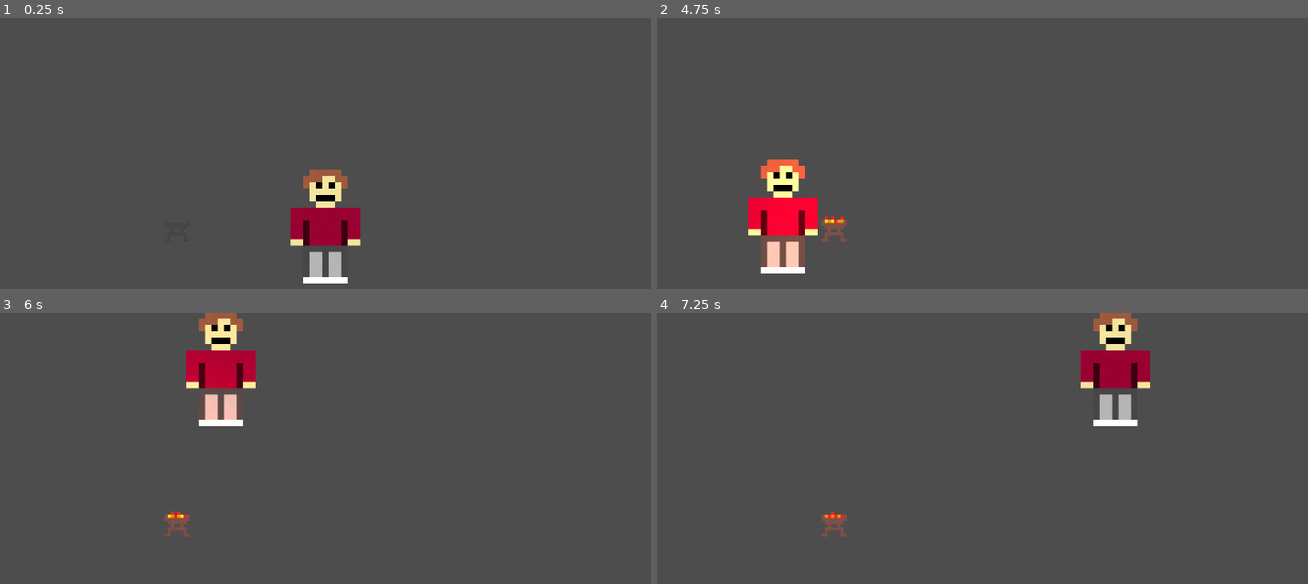
Above: before the commit, frames 1-4 (two rows, left to right).
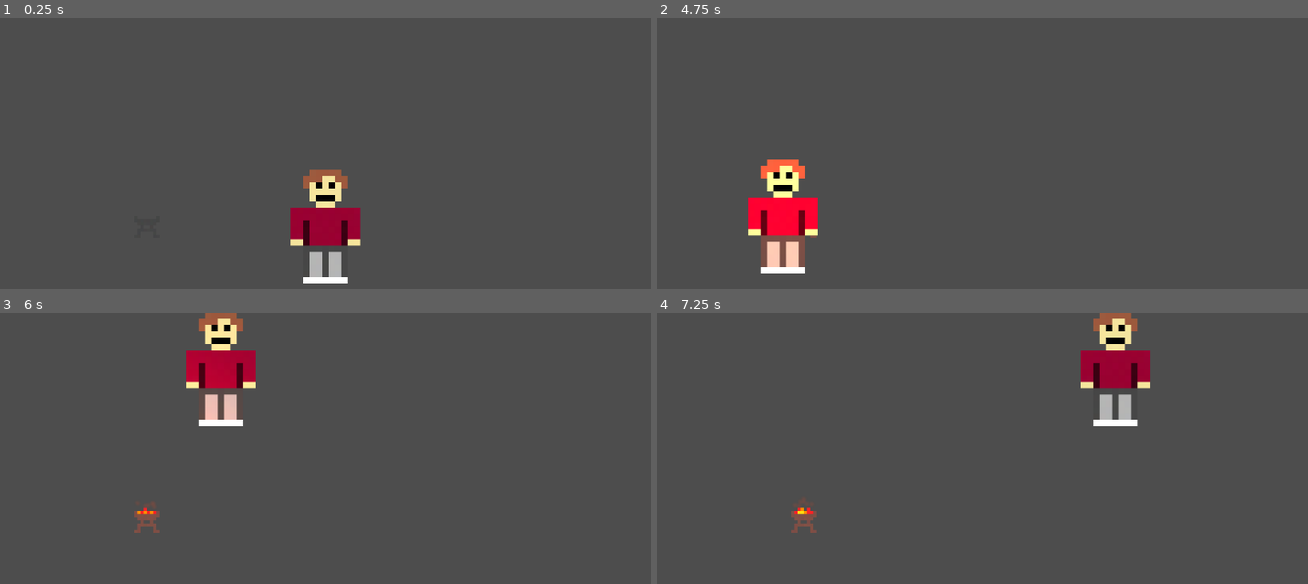
Above: after the commit, the same moments.

Repository: xandaron/TheAlchemist
Game: Godot game, scene res://scenes/test.tscn
Two runs of this game, one before a commit and one after it. Both use one fixed random seed, a clock stepped at 60 frames per second and the inputs below.
Inputs:
- Up to frame 1 (0.25 s): no input
- Up to frame 2 (4.75 s): tap Enter at 0.5 s; hold W (move up) 0.53-2.03 s; tap Space at 2 s; hold A (move left) 2.03-3.53 s; hold S (move down) 3.53-4.28 s; hold D (move right) from 4.28 s (still down)
- Up to frame 3 (6 s): release D (move right) at 5.03 s; hold W (move up) 5.03-5.78 s; hold D (move right) from 5.78 s (still down)
- Up to frame 4 (7.25 s): keep holding D (move right)

The runs differ from the first frame. In frame 2, 0.2% of the frame differs, in the area x 23-30%, y 73-83%; in frame 3, 0.4%; in frame 4, 0.4%, in the area x 20-30%, y 68-83%.

Commit message:
Smoke particles

Diff:
--- a/project.godot
+++ b/project.godot
@@ -13,7 +13,7 @@
 config/name="Pirate Jam 15"
 run/main_scene="res://scenes/test.tscn"
 config/features=PackedStringArray("4.2", "GL Compatibility")
-config/icon="res://assets/icon.svg"
+config/icon="res://assets/textures/icon.svg"
 
 [input]
 
--- /dev/null
+++ b/scenes/Brazier_Particles.gd
@@ -0,0 +1,4 @@
+extends GPUParticles2D
+
+func _on_brazier_entered(_body):
+	emitting = true
--- a/scenes/Light.gd
+++ b/scenes/Light.gd
@@ -1,4 +1,4 @@
 extends PointLight2D
 
-func _on_body_entered(_body):
+func _on_brazier_entered(_body):
 	enabled = true
--- a/scenes/test.tscn
+++ b/scenes/test.tscn
@@ -1,16 +1,16 @@
-[gd_scene load_steps=20 format=3 uid="uid://dgri5x36xf877"]
+[gd_scene load_steps=23 format=3 uid="uid://dgri5x36xf877"]
 
 [ext_resource type="Script" path="res://scripts/scene_script.gd" id="1_8nsuj"]
-[ext_resource type="Script" path="res://scripts/AreaCollider.gd" id="2_4ou38"]
-[ext_resource type="Texture2D" uid="uid://cij2wois46i3c" path="res://assets/brazier.png" id="3_b58qi"]
+[ext_resource type="Texture2D" uid="uid://cij2wois46i3c" path="res://assets/textures/brazier/brazier.png" id="3_b58qi"]
 [ext_resource type="Script" path="res://scripts/PlayerCharacter.gd" id="5_0yvrj"]
 [ext_resource type="Script" path="res://scenes/Light.gd" id="5_rrma4"]
-[ext_resource type="Texture2D" uid="uid://lcq7dn2o28rc" path="res://assets/player.png" id="6_i1mrs"]
-[ext_resource type="Texture2D" uid="uid://ce4yingp2lw4i" path="res://assets/brazier_lit_00.png" id="6_lcpat"]
-[ext_resource type="Texture2D" uid="uid://2ke37ld7a5i4" path="res://assets/brazier_lit_01.png" id="7_ocb81"]
-[ext_resource type="Texture2D" uid="uid://3af67mfn6qgf" path="res://assets/brazier_lit_02.png" id="8_xebxs"]
-[ext_resource type="Texture2D" uid="uid://glncfueds01" path="res://assets/brazier_lit_03.png" id="9_eaiot"]
-[ext_resource type="Texture2D" uid="uid://dxgk2voselcef" path="res://assets/brazier_lit_04.png" id="10_5splo"]
+[ext_resource type="Texture2D" uid="uid://lcq7dn2o28rc" path="res://assets/textures/player/player.png" id="6_i1mrs"]
+[ext_resource type="Texture2D" uid="uid://ce4yingp2lw4i" path="res://assets/textures/brazier/brazier_lit_00.png" id="6_lcpat"]
+[ext_resource type="Texture2D" uid="uid://2ke37ld7a5i4" path="res://assets/textures/brazier/brazier_lit_01.png" id="7_ocb81"]
+[ext_resource type="Texture2D" uid="uid://3af67mfn6qgf" path="res://assets/textures/brazier/brazier_lit_02.png" id="8_xebxs"]
+[ext_resource type="Texture2D" uid="uid://glncfueds01" path="res://assets/textures/brazier/brazier_lit_03.png" id="9_eaiot"]
+[ext_resource type="Texture2D" uid="uid://dxgk2voselcef" path="res://assets/textures/brazier/brazier_lit_04.png" id="10_5splo"]
+[ext_resource type="Script" path="res://scenes/Brazier_Particles.gd" id="11_bkpif"]
 [ext_resource type="Script" path="res://scenes/Brazier_Animated.gd" id="11_v043c"]
 
 [sub_resource type="RectangleShape2D" id="RectangleShape2D_7nov6"]
@@ -57,11 +57,32 @@
 "speed": 5.0
 }]
 
+[sub_resource type="ParticleProcessMaterial" id="ParticleProcessMaterial_4vxig"]
+lifetime_randomness = 0.5
+particle_flag_disable_z = true
+emission_shape_offset = Vector3(0, -25, 0)
+emission_shape = 3
+emission_box_extents = Vector3(15, 5, 1)
+angle_min = -180.0
+angle_max = 180.0
+direction = Vector3(0, 0, 0)
+gravity = Vector3(0, -10, 0)
+
+[sub_resource type="Gradient" id="Gradient_d2ygt"]
+interpolation_mode = 2
+offsets = PackedFloat32Array(0, 0.12987)
+colors = PackedColorArray(0.262932, 0.262932, 0.262932, 0.682353, 0.255659, 0.255659, 0.255659, 0)
+
+[sub_resource type="GradientTexture2D" id="GradientTexture2D_6bf8s"]
+gradient = SubResource("Gradient_d2ygt")
+fill = 1
+fill_from = Vector2(0.5, 0.5)
+
 [sub_resource type="RectangleShape2D" id="RectangleShape2D_4ilib"]
 size = Vector2(110, 179)
 
 [sub_resource type="RectangleShape2D" id="RectangleShape2D_8liow"]
-size = Vector2(39.5, 734)
+size = Vector2(39.5, 731)
 
 [sub_resource type="RectangleShape2D" id="RectangleShape2D_lfmeo"]
 size = Vector2(1152.5, 41)
@@ -70,9 +91,8 @@
 script = ExtResource("1_8nsuj")
 
 [node name="Brazier_00" type="Area2D" parent="."]
-position = Vector2(326, 334)
+position = Vector2(278, 328)
 collision_layer = 2
-script = ExtResource("2_4ou38")
 
 [node name="Bounding_Box" type="CollisionShape2D" parent="Brazier_00"]
 shape = SubResource("RectangleShape2D_7nov6")
@@ -84,6 +104,7 @@
 color = Color(0.894118, 0.14902, 0, 0.117647)
 energy = 8.0
 shadow_enabled = true
+shadow_color = Color(0, 0, 0, 1)
 texture = SubResource("GradientTexture2D_02l1g")
 texture_scale = 2.0
 script = ExtResource("5_rrma4")
@@ -94,6 +115,13 @@
 sprite_frames = SubResource("SpriteFrames_1bxuc")
 animation = &"unlit"
 script = ExtResource("11_v043c")
+metadata/_edit_lock_ = true
+
+[node name="GPUParticles2D" type="GPUParticles2D" parent="Brazier_00"]
+emitting = false
+process_material = SubResource("ParticleProcessMaterial_4vxig")
+texture = SubResource("GradientTexture2D_6bf8s")
+script = ExtResource("11_bkpif")
 metadata/_edit_lock_ = true
 
 [node name="Player_Character" type="CharacterBody2D" parent="."]
@@ -118,24 +146,25 @@
 collision_layer = 4
 
 [node name="Left_Wall" type="CollisionShape2D" parent="Scene_Walls"]
-position = Vector2(-9.25, 1)
+position = Vector2(-7, 0.5)
 shape = SubResource("RectangleShape2D_8liow")
 metadata/_edit_lock_ = true
 
 [node name="Right_Wall" type="CollisionShape2D" parent="Scene_Walls"]
-position = Vector2(1187, 0)
+position = Vector2(1185, 0)
 shape = SubResource("RectangleShape2D_8liow")
 metadata/_edit_lock_ = true
 
 [node name="Bottom_Wall" type="CollisionShape2D" parent="Scene_Walls"]
-position = Vector2(590, 346)
+position = Vector2(589, 345)
 shape = SubResource("RectangleShape2D_lfmeo")
 metadata/_edit_lock_ = true
 
 [node name="Top_Wall" type="CollisionShape2D" parent="Scene_Walls"]
-position = Vector2(589.75, -345.5)
+position = Vector2(589, -345)
 shape = SubResource("RectangleShape2D_lfmeo")
 metadata/_edit_lock_ = true
 
-[connection signal="body_entered" from="Brazier_00" to="Brazier_00/Light" method="_on_body_entered"]
+[connection signal="body_entered" from="Brazier_00" to="Brazier_00/Light" method="_on_brazier_entered"]
 [connection signal="body_entered" from="Brazier_00" to="Brazier_00/Sprite_Stack" method="_on_brazie_entered"]
+[connection signal="body_entered" from="Brazier_00" to="Brazier_00/GPUParticles2D" method="_on_brazier_entered"]
--- a/scripts/AreaCollider.gd
+++ b/scripts/AreaCollider.gd
@@ -1,4 +1 @@
 extends Area2D
-
-func _on_body_entered(_body):
-	print("World")
Renamed: assets/brazier.png -> assets/textures/brazier/brazier.png
Not shown, changed: assets/textures/brazier/brazier.png.import
Renamed: assets/brazier_lit_00.png -> assets/textures/brazier/brazier_lit_00.png
Not shown, changed: assets/textures/brazier/brazier_lit_00.png.import
Renamed: assets/brazier_lit_01.png -> assets/textures/brazier/brazier_lit_01.png
Not shown, changed: assets/textures/brazier/brazier_lit_01.png.import
Renamed: assets/brazier_lit_02.png -> assets/textures/brazier/brazier_lit_02.png
Not shown, changed: assets/textures/brazier/brazier_lit_02.png.import
Renamed: assets/brazier_lit_03.png -> assets/textures/brazier/brazier_lit_03.png
Not shown, changed: assets/textures/brazier/brazier_lit_03.png.import
Renamed: assets/brazier_lit_04.png -> assets/textures/brazier/brazier_lit_04.png
Not shown, changed: assets/textures/brazier/brazier_lit_04.png.import
(and 4 more such lines)
